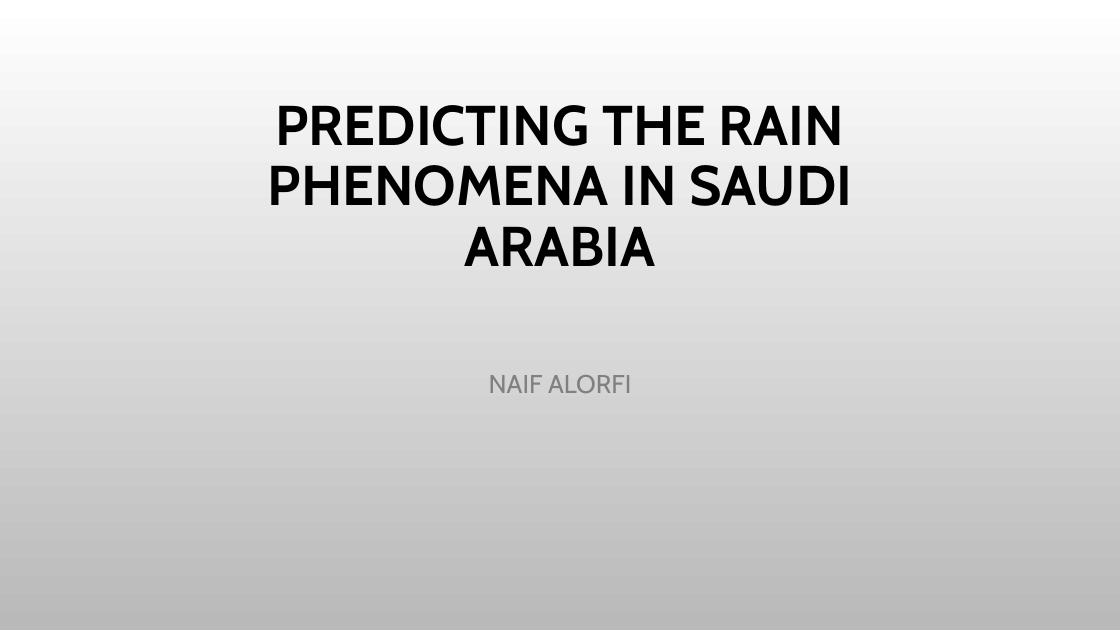
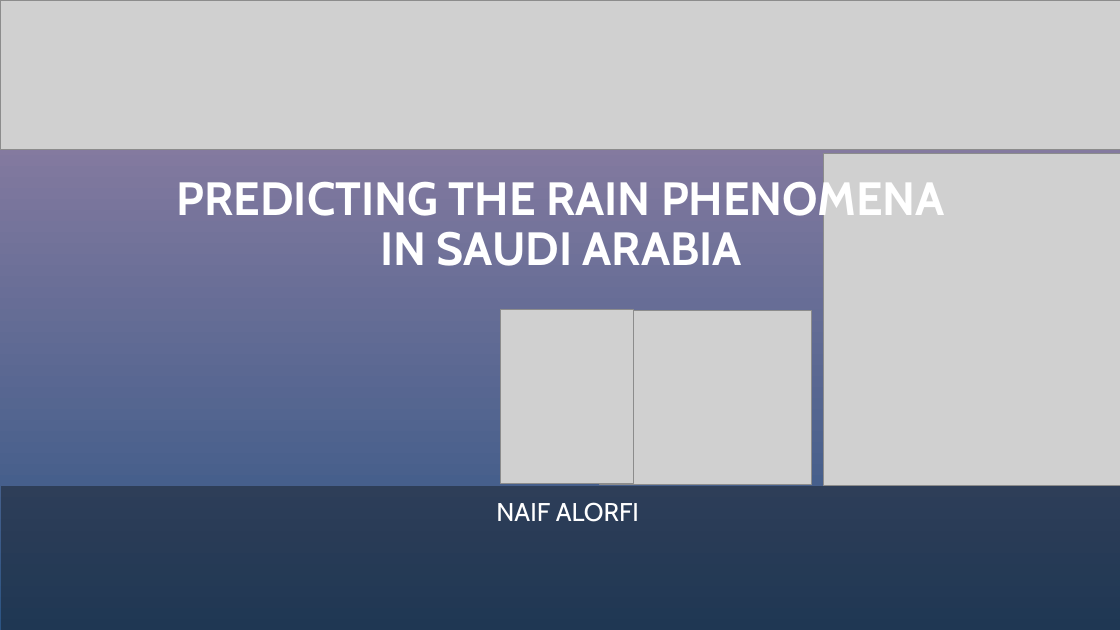
Before and after one commit to naiforfi/Bootcamp_repo, a slide deck: slide 1 of Final_project/Presentation.pptx. Drawn at 1120x630 pixels with LibreOffice and Linux fonts; fonts in the diff are those of the drawing; grey boxes stand for pictures; background and template pictures are left out. Boxes give left, top, right and bottom in pixels: in the first picture for what was removed or moved away, otherwise in the second. Text is boxed around its words. In the diff, an @@ line names an element or a change of style, - is before the commit and + after.

Commit message:
update the slides

```diff
--- a/Final_project/Presentation.pptx
+++ b/Final_project/Presentation.pptx
@@ rectangle added at [0, 0, 1120, 486], fill gradient #9F86A9 to #2B5485 @@
@@ picture added at [0, 0, 1120, 150] @@
@@ rectangle added at [1, 0, 1120, 630], fill #0D0D0D at 40% opacity @@
@@ title "PREDICTING THE RAIN PHENOMENA IN ...": place and size @@
-title "PREDICTING THE RAIN PHENOMENA IN ..." at [268, 105, 852, 266]
+title "PREDICTING THE RAIN PHENOMENA IN ..." at [177, 175, 945, 266]
@@ title "PREDICTING THE RAIN PHENOMENA IN ..." at [177, 175, 945, 266]: size 48 to 40 pt, text colour #000000 to #FFFFFF @@
@@ picture added at [823, 154, 1120, 486] @@
@@ picture added at [500, 310, 634, 484] @@
@@ picture added at [600, 311, 812, 485] @@
@@ subtitle "NAIF ALORFI": place and size @@
-subtitle "NAIF ALORFI" at [489, 375, 631, 393]
+subtitle "NAIF ALORFI" at [496, 502, 639, 522]
@@ subtitle "NAIF ALORFI" at [496, 502, 639, 522]: text colour #808080 to #FFFFFF @@
```
Also in this commit, not shown: 8 other slides changed, 2 other files.
